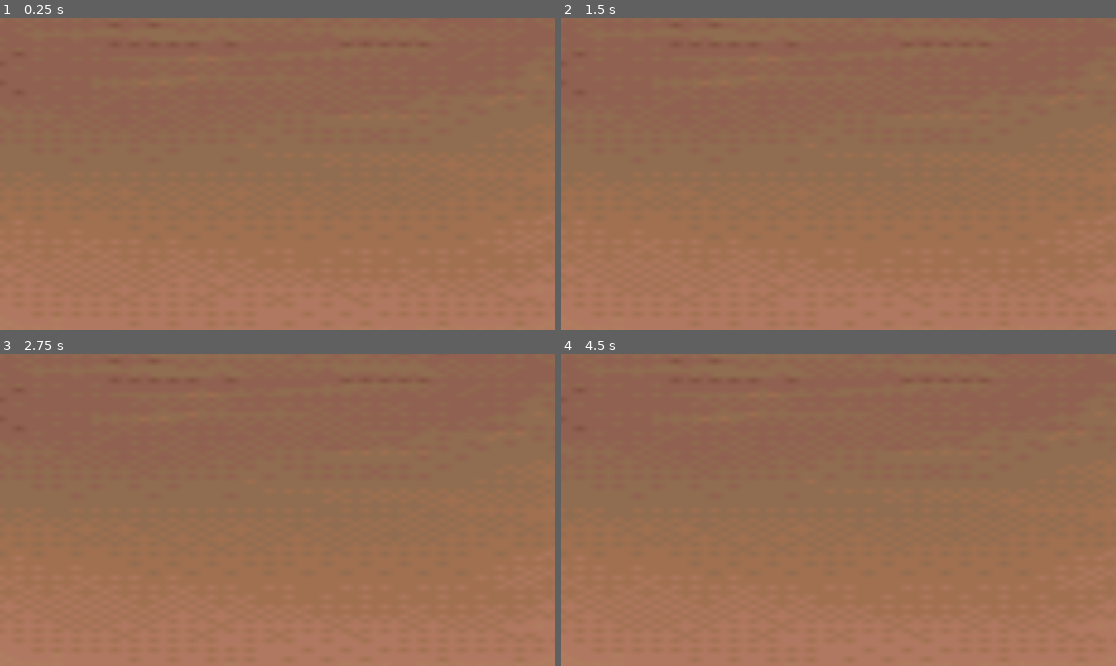
Above: before the commit, frames 1-4 (two rows, left to right).
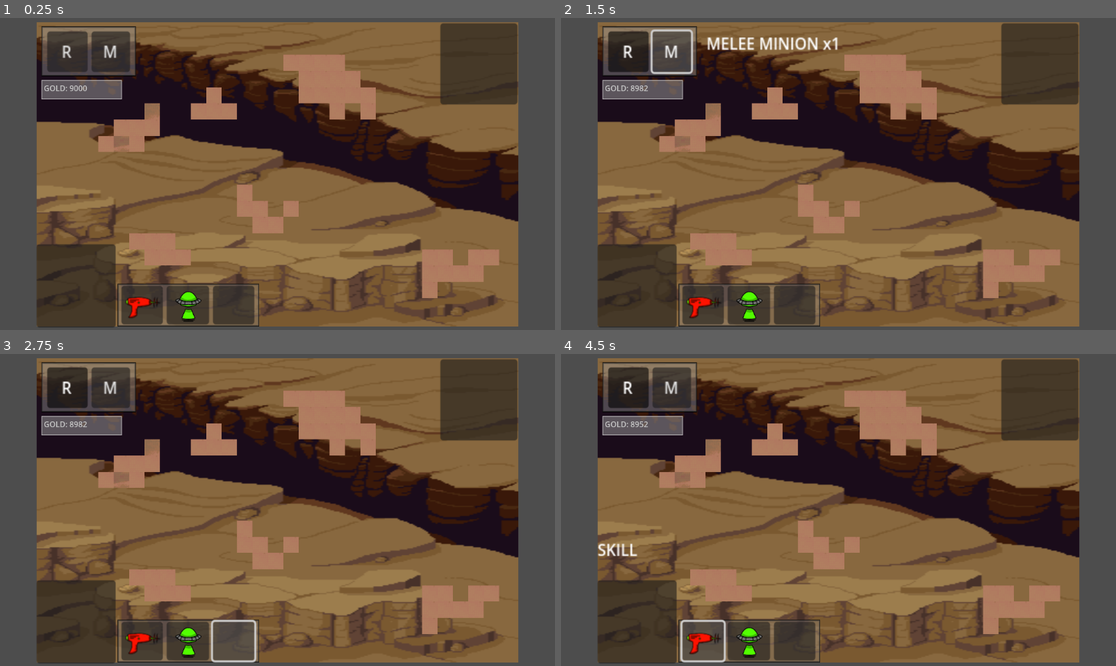
Above: after the commit, the same moments.

Repository: holonkai/GAMEJAM
Game: Godot game, scene res://GAMEJAM-main/main-ui/node_2d.tscn
Same seed, same stepped clock (60 frames per second), same inputs: the game is played once before the commit and once after it. Before the commit the project starts from res://GAMEJAM-main/node_2d.tscn.
Inputs (mouse positions are in pixels of both pictures, inside the frame that each line leads up to):
- Up to frame 1 (0.25 s): no input
- Up to frame 2 (1.5 s): click (627, 52) at 0.5 s, where only the run after the commit has a clickable "R"; click (672, 52) at 1.25 s, where only the run after the commit has a clickable "M"
- Up to frame 3 (2.75 s): click (233, 641) at 2.02 s
- Up to frame 4 (4.5 s): click (749, 641) at 2.77 s; click (749, 641) at 3.5 s, where only the run after the commit has a clickable "ULT"; click (705, 641) at 4.27 s

The runs differ from the first frame. In frame 1, 68% of the frame differs, in the area x 0-100%, y 0-100%; in frame 2, 68%; in frame 3, 68%; in frame 4, 68%.

Commit message:
adding minions
XD

Diff:
--- a/GAMEJAM-main/main-ui/node_2d.tscn
+++ b/GAMEJAM-main/main-ui/node_2d.tscn
@@ -1,12 +1,10 @@
-[gd_scene load_steps=13 format=4 uid="uid://b2qt0biuylxaf"]
-
-[ext_resource type="Script" uid="uid://vewhlig5jmkf" path="res://main_ui.gd" id="1_0hol4"]
-[ext_resource type="Texture2D" uid="uid://d02xfdehptq5l" path="res://mars-dunes-8col-16bit565-2.png" id="1_wtcfe"]
-[ext_resource type="Texture2D" uid="uid://5soa0xn4qsb3" path="res://desert-backgorund.png" id="3_epypp"]
-[ext_resource type="Texture2D" uid="uid://ba3mcrnnhp0cq" path="res://bigguymeleeminion.png" id="4_d21ai"]
-[ext_resource type="Texture2D" uid="uid://cugqjm30prmel" path="res://bigboss.png" id="5_d21ai"]
-[ext_resource type="Texture2D" uid="uid://dueb0emu6agy2" path="res://Untitled_2.png" id="5_kdubu"]
-[ext_resource type="Texture2D" uid="uid://001mhdv7my7w" path="res://gun3.png" id="6_d21ai"]
+[gd_scene load_steps=11 format=4 uid="uid://b2qt0biuylxaf"]
+
+[ext_resource type="Script" uid="uid://vewhlig5jmkf" path="res://Scripts/main_ui.gd" id="1_0hol4"]
+[ext_resource type="Texture2D" uid="uid://d02xfdehptq5l" path="res://GAMEJAM-main/main-ui/mars-dunes-8col-16bit565-2.png" id="1_wtcfe"]
+[ext_resource type="Texture2D" uid="uid://5soa0xn4qsb3" path="res://GAMEJAM-main/main-ui/desert-backgorund.png" id="3_epypp"]
+[ext_resource type="Texture2D" uid="uid://dueb0emu6agy2" path="res://GAMEJAM-main/main-ui/Untitled_2.png" id="5_kdubu"]
+[ext_resource type="Texture2D" uid="uid://001mhdv7my7w" path="res://GAMEJAM-main/main-ui/gun3.png" id="6_d21ai"]
 
 [sub_resource type="StyleBoxFlat" id="StyleBoxFlat_q6r6c"]
 bg_color = Color(0.615686, 0.615686, 0.615686, 0.403922)
@@ -468,7 +466,6 @@
 offset_right = 157.0
 offset_bottom = 162.15
 scale = Vector2(0.52, 0.52)
-texture = ExtResource("5_d21ai")
 
 [node name="BigGuyDialog" type="Label" parent="mainUI/background/bigguy"]
 layout_mode = 0
@@ -476,19 +473,6 @@
 offset_top = 3.0
 offset_right = -6.0
 offset_bottom = 26.0
-
-[node name="Panel" type="Panel" parent="mainUI/background/bigguy"]
-layout_mode = 0
-offset_top = 88.0
-offset_right = 34.0
-offset_bottom = 122.0
-
-[node name="TextureRect" type="TextureRect" parent="mainUI/background/bigguy/Panel"]
-layout_mode = 0
-offset_right = 121.0
-offset_bottom = 122.0
-scale = Vector2(0.28, 0.28)
-texture = ExtResource("4_d21ai")
 
 [node name="skills" type="Panel" parent="mainUI/background"]
 layout_mode = 1
--- a/Prefabs/enemy.tscn
+++ b/Prefabs/enemy.tscn
@@ -1,7 +1,7 @@
 [gd_scene load_steps=6 format=3 uid="uid://dxyx5cgf2lc4x"]
 
 [ext_resource type="Script" uid="uid://rihwh8ovhuwr" path="res://Scripts/Enemy.gd" id="1_lgw76"]
-[ext_resource type="Texture2D" uid="uid://fv1bqm5pr4ha" path="res://Sprites/Screenshot 2025-07-26 201848.png" id="2_t4g6b"]
+[ext_resource type="Texture2D" uid="uid://4u8lbih57n0m" path="res://Sprites/onfieldmeleeminion.png" id="2_lgw76"]
 
 [sub_resource type="CircleShape2D" id="CircleShape2D_hqns4"]
 radius = 16.0312
@@ -17,8 +17,9 @@
 
 [node name="Sprite2D" type="Sprite2D" parent="."]
 position = Vector2(-1.00002, -9)
+rotation = 4.71239
 scale = Vector2(0.190566, 0.190566)
-texture = ExtResource("2_t4g6b")
+texture = ExtResource("2_lgw76")
 
 [node name="CollisionShape2D" type="CollisionShape2D" parent="."]
 position = Vector2(-3, 8)
--- a/GAMEJAM-main/main-ui/main_ui.gd
+++ b/Scripts/main_ui.gd
@@ -1,6 +1,6 @@
 extends Control
 
-var gold: int=60
+var gold: int=9000
 
 
 @onready var gold_label = $background/LittleGuyEconomy/CanvasLayer/GoldLabel
--- a/project.godot
+++ b/project.godot
@@ -11,7 +11,7 @@
 [application]
 
 config/name="gamejam"
-run/main_scene="uid://dg3x7mpdefapg"
+run/main_scene="uid://b2qt0biuylxaf"
 config/features=PackedStringArray("4.4", "Forward Plus")
 config/icon="res://Sprites/icon.svg"
 
Binary file added: GAMEJAM-main/main-ui/bigguyrangeminion.png
Not shown, changed: GAMEJAM-main/main-ui/bigguyrangeminion.png.import
Not shown: 1 places in GAMEJAM-main/node_2d.tscn that only renumber resources
Renamed: GAMEJAM-main/main-ui/main_ui.gd.uid -> Scripts/main_ui.gd.uid
Binary file removed: Sprites/Screenshot 2025-07-26 201848.png
Binary file added: Sprites/bigguyonfieldrangeminion.png
Not shown, added: Sprites/bigguyonfieldrangeminion.png.import
Binary file added: Sprites/onfieldmeleeminion.png
Not shown, added: Sprites/onfieldmeleeminion.png.import
